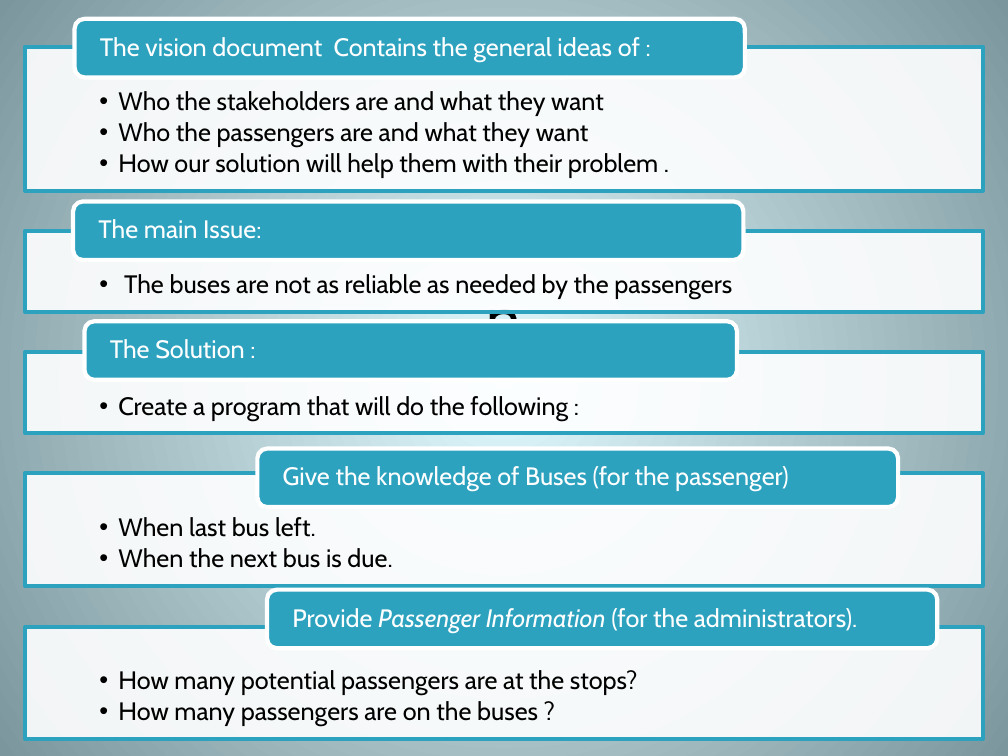
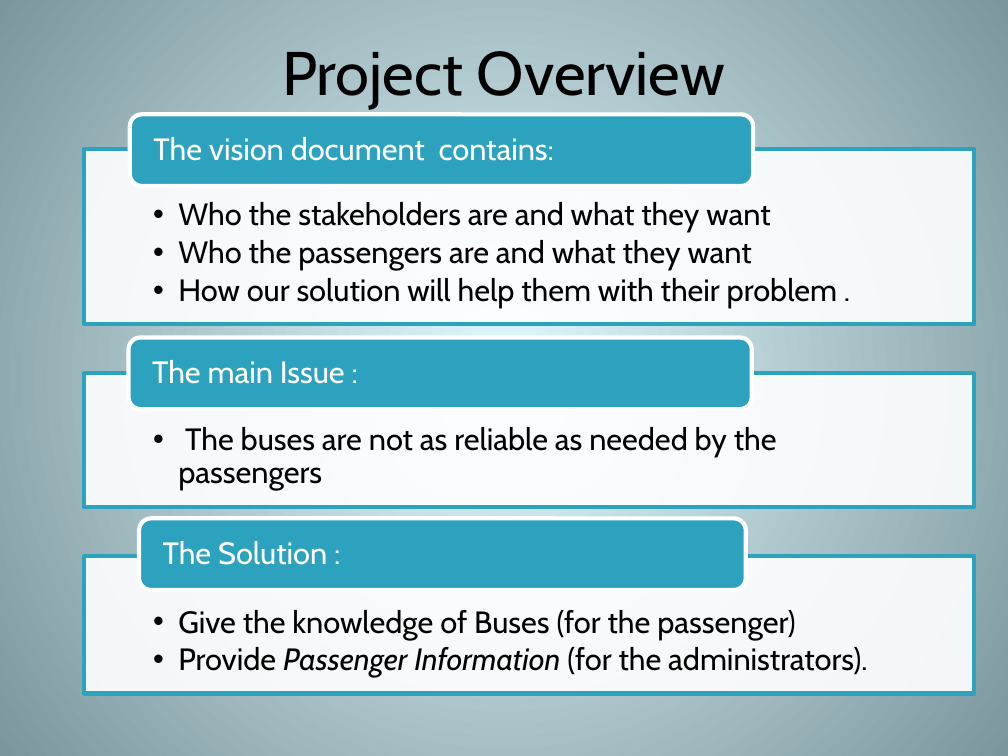
Before and after one commit to hjc/JagTrack, a slide deck: slide 3 of LCO_Brief_Placeholder/Deliverables/jt-lco_final_ppt.pptx. Drawn at 1008x756 pixels with LibreOffice and Linux fonts; fonts in the diff are those of the drawing. Boxes give left, top, right and bottom in pixels: in the first picture for what was removed or moved away, otherwise in the second. Text is boxed around its words. In the diff, an @@ line names an element or a change of style, - is before the commit and + after.

Commit message:
Uploading Powerpoint Formatted Final.

```diff
--- a/LCO_Brief_Placeholder/Deliverables/jt-lco_final_ppt.pptx
+++ b/LCO_Brief_Placeholder/Deliverables/jt-lco_final_ppt.pptx
@@ text added at bbox=[282, 51, 725, 109], 44 pt, text #000000 @@
+Project Overview
@@ rounded rectangle: place and size @@
-rounded rectangle at bbox=[73, 202, 743, 260]
+rounded rectangle at bbox=[130, 115, 753, 186]
@@ text "Who the stakeholders are and ...": place and size @@
-text "Who the stakeholders are and ..." at bbox=[118, 91, 658, 178]
+text "Who the stakeholders are and ..." at bbox=[178, 202, 837, 308]
@@ text "Who the stakeholders are and ..." at bbox=[178, 202, 837, 308]: size 18 to 22 pt; indent changed @@
@@ rectangle: place and size @@
-rectangle at bbox=[25, 231, 983, 312]
+rectangle at bbox=[84, 149, 974, 325]
@@ text at bbox=[153, 137, 554, 161]: text changed; size 18 to 22 pt @@
-The vision document Contains the general ideas of :
+The vision document contains:
@@ title removed at bbox=[487, 288, 521, 324] @@
-n
@@ rounded rectangle: place and size @@
-rounded rectangle at bbox=[85, 322, 737, 380]
+rounded rectangle at bbox=[128, 338, 751, 409]
@@ text "The buses are not as ..." at bbox=[178, 427, 777, 490]: size 18 to 22 pt; indent changed @@
@@ text "The buses are not as ...": place and size @@
-text "The buses are not as ..." at bbox=[124, 274, 732, 300]
+text "The buses are not as ..." at bbox=[178, 427, 777, 490]
@@ rectangle: place and size @@
-rectangle at bbox=[25, 352, 983, 433]
+rectangle at bbox=[84, 373, 974, 507]
@@ text at bbox=[152, 360, 345, 384]: text changed; size 18 to 22 pt @@
-The main Issue:
+The main Issue :
@@ text "The Solution :": place and size @@
-text "The Solution :" at bbox=[110, 339, 245, 359]
+text "The Solution :" at bbox=[163, 541, 327, 565]
@@ text "The Solution :" at bbox=[163, 541, 327, 565]: size 18 to 22 pt; more space between paragraphs @@
@@ rounded rectangle: place and size @@
-rounded rectangle at bbox=[257, 449, 898, 507]
+rounded rectangle at bbox=[139, 518, 746, 590]
@@ rectangle: place and size @@
-rectangle at bbox=[25, 627, 983, 740]
+rectangle at bbox=[84, 556, 974, 694]
@@ text "Give the knowledge of Buses ...": place and size @@
-text "Give the knowledge of Buses ..." at bbox=[292, 608, 857, 633]
+text "Give the knowledge of Buses ..." at bbox=[178, 610, 867, 677]
@@ text "Give the knowledge of Buses ..." at bbox=[178, 610, 867, 677]: vertical alignment middle to top @@
@@ group removed at bbox=[25, 19, 983, 726]: 4 texts, 2 rectangles, 2 rounded rectangles @@
-  •• Create a program that will do the following :
-  •• When last bus left.
-  •• When the next bus is due.
-Give the knowledge of Buses (for the passenger)
-  •• How many potential passengers are at the stops?
-  •• How many passengers are on the buses ?
@@ text at bbox=[178, 610, 795, 639]: paragraph added @@
+  •• Give the knowledge of Buses (for the passenger)
@@ text at bbox=[178, 647, 867, 677]: size 18 to 22 pt, text colour #FFFFFF to #000000 in "Provide Passenger Information (for the administrators)."; bullet none to ••; list level 1 to 2 in "Provide Passenger Information (for the ..." @@
```
Also in this commit, not shown: 13 other slides changed, 3 slides added, 6 slides removed.
